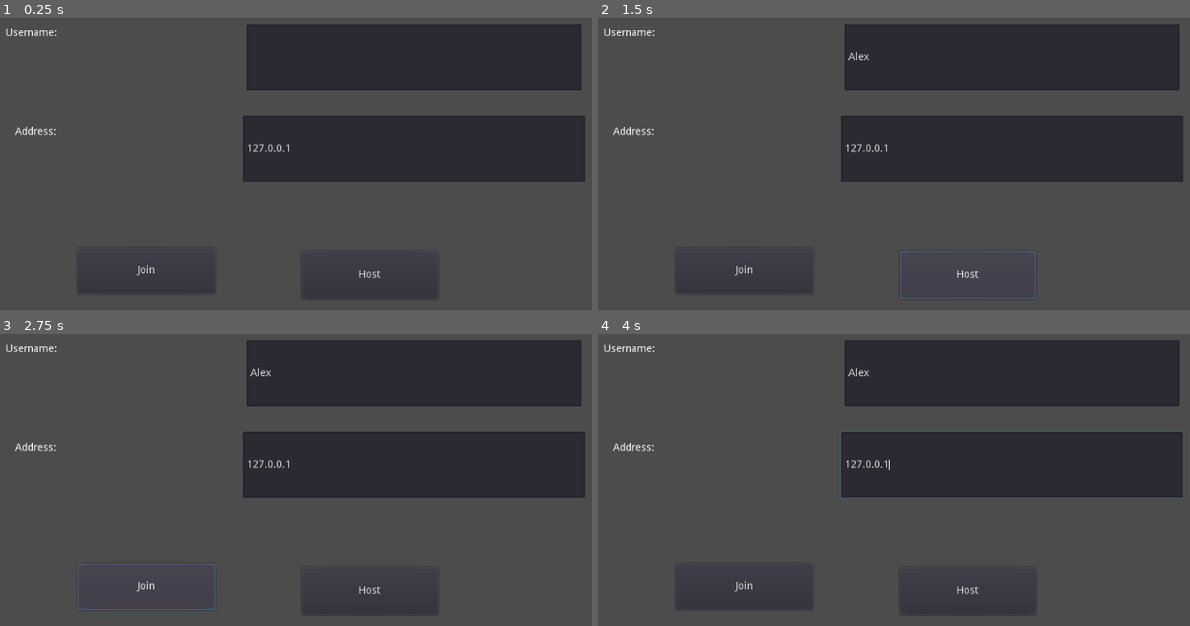
Above: before the commit, frames 1-4 (two rows, left to right).
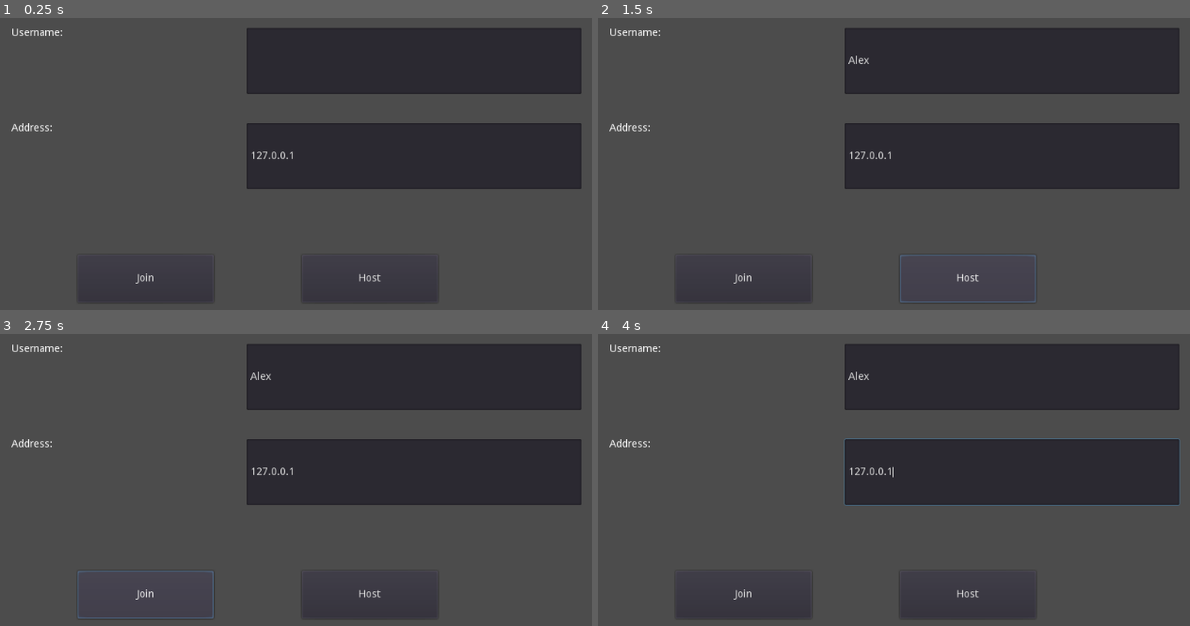
Above: after the commit, the same moments.

Repository: PARGroup/Asteroid-Belters
Game: Godot game, scene res://scenes/MainMenu.tscn
The game is run twice, just before and just after one commit, with the same random seed, the same clock (stepped at 60 frames per second) and the same inputs.
Inputs (mouse positions are in pixels of both pictures, inside the frame that each line leads up to):
- Up to frame 1 (0.25 s): no input
- Up to frame 2 (1.5 s): click (1012, 55) at 0.52 s; type "Alex" at 0.6 s; click "Host" at 1.25 s
- Up to frame 3 (2.75 s): click "Join" at 2 s
- Up to frame 4 (4 s): move the mouse to (1042, 453) at 2.77 s; click (1042, 453) at 2.85 s; tap Enter at 3.5 s; move the mouse to (722, 497) at 3.52 s; click (722, 497) at 3.6 s

The runs differ from the first frame. In frame 1, 5.0% of the frame differs, in the area x 0-99%, y 2-98%; in frame 2, 5.3%; in frame 3, 5.4%; in frame 4, 5.7%.

Commit message:
Added moving left/right.
- Very primitive/simple; uses kinematic body's own move_and_collide
(players collide with each other).
- Updating of positions works across clients.

Diff:
--- a/project.godot
+++ b/project.godot
@@ -14,6 +14,10 @@
 run/main_scene="res://scenes/MainMenu.tscn"
 config/icon="res://icon.png"
 
+[autoload]
+
+Networking="*res://scripts/Networking.gd"
+
 [display]
 
 window/handheld/orientation="sensor_landscape"
@@ -21,6 +25,11 @@
 window/stretch/aspect="expand"
 window/stretch/shrink="1"
 
+[input]
+
+move=[ Object(InputEventMouseButton,"resource_local_to_scene":false,"resource_name":"","device":0,"alt":false,"shift":false,"control":false,"meta":false,"command":false,"button_mask":0,"position":Vector2( 0, 0 ),"global_position":Vector2( 0, 0 ),"factor":1.0,"button_index":1,"pressed":false,"doubleclick":false,"script":null)
+ ]
+
 [rendering]
 
 environment/default_environment="res://default_env.tres"
--- a/scenes/Fight.tscn
+++ b/scenes/Fight.tscn
@@ -1,15 +1,16 @@
-[gd_scene load_steps=3 format=2]
+[gd_scene load_steps=4 format=2]
 
 [ext_resource path="res://scripts/Fight.gd" type="Script" id=1]
 [ext_resource path="res://scenes/Player.tscn" type="PackedScene" id=2]
+[ext_resource path="res://scenes/Stage1.tscn" type="PackedScene" id=3]
 
-[node name="Fight" type="Spatial"]
+[node name="Fight" type="Spatial" index="0"]
 
 script = ExtResource( 1 )
 
 [node name="Camera" type="Camera" parent="." index="0"]
 
-transform = Transform( 1, 0, 0, 0, 1, 0, 0, 0, 1, 0, 0, 3.67911 )
+transform = Transform( 1, 0, 0, 0, 1, 0, 0, 0, 1, 0, 2.26675, 12.5387 )
 keep_aspect = 1
 cull_mask = 1048575
 environment = null
@@ -22,11 +23,16 @@
 size = 1.0
 near = 0.05
 far = 100.0
+_sections_unfolded = [ "Transform" ]
 
 [node name="Player1" parent="." index="1" instance=ExtResource( 2 )]
 
-transform = Transform( 1, 0, 0, 0, 1, 0, 0, 0, 1, -2.61929, 0, 0 )
+transform = Transform( 1, 0, 0, 0, 1, 0, 0, 0, 1, -7.5, 1.60325, 0 )
+_sections_unfolded = [ "Transform" ]
 
 [node name="Player2" parent="." index="2" instance=ExtResource( 2 )]
 
-transform = Transform( 1, 0, 0, 0, 1, 0, 0, 0, 1, 2.56313, 0, 0 )
+transform = Transform( 1, 0, 0, 0, 1, 0, 0, 0, 1, 7.5, 1.60325, 0 )
+_sections_unfolded = [ "Transform" ]
+
+[node name="Stage1" parent="." index="3" instance=ExtResource( 3 )]
--- a/scenes/MainMenu.tscn
+++ b/scenes/MainMenu.tscn
@@ -2,7 +2,7 @@
 
 [ext_resource path="res://scripts/MainMenu.gd" type="Script" id=1]
 
-[node name="MainMenu" type="Control" index="0"]
+[node name="MainMenu" type="Control"]
 
 anchor_left = 0.0
 anchor_top = 0.0
@@ -24,9 +24,9 @@
 anchor_top = 0.0
 anchor_right = 0.0
 anchor_bottom = 0.0
-margin_left = 142.0
+margin_left = 150.0
 margin_top = 120.0
-margin_right = 420.0
+margin_right = 428.0
 margin_bottom = 200.0
 rect_pivot_offset = Vector2( 0, 0 )
 rect_clip_content = false
@@ -38,6 +38,7 @@
 percent_visible = 1.0
 lines_skipped = 0
 max_lines_visible = -1
+_sections_unfolded = [ "Rect" ]
 
 [node name="UsernameLineEdit" type="LineEdit" parent="." index="1"]
 
@@ -46,9 +47,9 @@
 anchor_right = 0.0
 anchor_bottom = 0.0
 margin_left = 470.0
-margin_top = 115.0
+margin_top = 120.0
 margin_right = 925.0
-margin_bottom = 205.0
+margin_bottom = 210.0
 rect_pivot_offset = Vector2( 0, 0 )
 rect_clip_content = false
 focus_mode = 2
@@ -62,6 +63,7 @@
 caret_blink = false
 caret_blink_speed = 0.65
 caret_position = 0
+_sections_unfolded = [ "Rect" ]
 
 [node name="AddressLabel" type="Label" parent="." index="2"]
 
@@ -69,10 +71,10 @@
 anchor_top = 0.0
 anchor_right = 0.0
 anchor_bottom = 0.0
-margin_left = 155.0
-margin_top = 255.0
-margin_right = 410.0
-margin_bottom = 330.0
+margin_left = 150.0
+margin_top = 250.0
+margin_right = 405.0
+margin_bottom = 325.0
 rect_pivot_offset = Vector2( 0, 0 )
 rect_clip_content = false
 mouse_filter = 2
@@ -83,6 +85,7 @@
 percent_visible = 1.0
 lines_skipped = 0
 max_lines_visible = -1
+_sections_unfolded = [ "Rect" ]
 
 [node name="AddressLineEdit" type="LineEdit" parent="." index="3"]
 
@@ -90,10 +93,10 @@
 anchor_top = 0.0
 anchor_right = 0.0
 anchor_bottom = 0.0
-margin_left = 465.0
-margin_top = 240.0
-margin_right = 930.0
-margin_bottom = 330.0
+margin_left = 470.0
+margin_top = 250.0
+margin_right = 925.0
+margin_bottom = 340.0
 rect_pivot_offset = Vector2( 0, 0 )
 rect_clip_content = false
 focus_mode = 2
@@ -108,6 +111,7 @@
 caret_blink = false
 caret_blink_speed = 0.65
 caret_position = 0
+_sections_unfolded = [ "Rect" ]
 
 [node name="JoinButton" type="Button" parent="." index="4"]
 
@@ -116,9 +120,9 @@
 anchor_right = 0.0
 anchor_bottom = 0.0
 margin_left = 240.0
-margin_top = 420.0
-margin_right = 427.0
-margin_bottom = 483.0
+margin_top = 430.0
+margin_right = 425.0
+margin_bottom = 495.0
 rect_pivot_offset = Vector2( 0, 0 )
 rect_clip_content = false
 focus_mode = 2
@@ -142,9 +146,9 @@
 anchor_right = 0.0
 anchor_bottom = 0.0
 margin_left = 545.0
-margin_top = 425.0
+margin_top = 430.0
 margin_right = 730.0
-margin_bottom = 490.0
+margin_bottom = 495.0
 rect_pivot_offset = Vector2( 0, 0 )
 rect_clip_content = false
 focus_mode = 2
--- /dev/null
+++ b/scenes/Stage1.tscn
@@ -0,0 +1,90 @@
+[gd_scene load_steps=4 format=2]
+
+[sub_resource type="CubeMesh" id=1]
+
+custom_aabb = AABB( 0, 0, 0, 0, 0, 0 )
+size = Vector3( 2, 2, 2 )
+subdivide_width = 0
+subdivide_height = 0
+subdivide_depth = 0
+
+[sub_resource type="ConvexPolygonShape" id=2]
+
+points = PoolVector3Array( -1, 1, 1, 1, 1, -1, 1, 1, 1, -1, 1, -1, -1, -1, 1, 1, -1, -1, 1, -1, 1, -1, -1, -1, 1, 1, 1, -1, 1, -1, 1, 1, -1, -1, 1, 1, 1, -1, 1, -1, -1, -1, 1, -1, -1, -1, -1, 1, 1, 1, 1, -1, -1, 1, -1, 1, 1, 1, -1, 1, 1, 1, -1, -1, -1, -1, -1, 1, -1, 1, -1, -1 )
+
+[sub_resource type="BoxShape" id=3]
+
+extents = Vector3( 1, 1, 1 )
+
+[node name="Stage1" type="Spatial" index="0"]
+
+[node name="MeshInstance" type="MeshInstance" parent="." index="0"]
+
+transform = Transform( 20, 0, 0, 0, 0.5, 0, 0, 0, 10, 0, 0, 0 )
+layers = 1
+material_override = null
+cast_shadow = 1
+extra_cull_margin = 0.0
+use_in_baked_light = false
+lod_min_distance = 0.0
+lod_min_hysteresis = 0.0
+lod_max_distance = 0.0
+lod_max_hysteresis = 0.0
+mesh = SubResource( 1 )
+skeleton = NodePath("..")
+material/0 = null
+_sections_unfolded = [ "Transform" ]
+
+[node name="StaticBody" type="StaticBody" parent="MeshInstance" index="0"]
+
+input_ray_pickable = true
+input_capture_on_drag = false
+collision_layer = 1
+collision_mask = 1
+friction = 1.0
+bounce = 0.0
+constant_linear_velocity = Vector3( 0, 0, 0 )
+constant_angular_velocity = Vector3( 0, 0, 0 )
+
+[node name="CollisionShape" type="CollisionShape" parent="MeshInstance/StaticBody" index="0"]
+
+shape = SubResource( 2 )
+disabled = false
+
+[node name="LeftWall" type="StaticBody" parent="." index="1"]
+
+transform = Transform( 0.5, 0, 0, 0, 10, 0, 0, 0, 10, -20, 10, 0 )
+input_ray_pickable = true
+input_capture_on_drag = false
+collision_layer = 1
+collision_mask = 1
+friction = 1.0
+bounce = 0.0
+constant_linear_velocity = Vector3( 0, 0, 0 )
+constant_angular_velocity = Vector3( 0, 0, 0 )
+_sections_unfolded = [ "Transform" ]
+
+[node name="CollisionShape" type="CollisionShape" parent="LeftWall" index="0"]
+
+transform = Transform( 1, 0, 0, 0, 1, 0, 0, 0, 1, 0.193626, 0, 0 )
+shape = SubResource( 3 )
+disabled = false
+
+[node name="RightWall" type="StaticBody" parent="." index="2"]
+
+transform = Transform( 0.5, 0, 0, 0, 10, 0, 0, 0, 10, 20, 10, 0 )
+input_ray_pickable = true
+input_capture_on_drag = false
+collision_layer = 1
+collision_mask = 1
+friction = 1.0
+bounce = 0.0
+constant_linear_velocity = Vector3( 0, 0, 0 )
+constant_angular_velocity = Vector3( 0, 0, 0 )
+_sections_unfolded = [ "Transform" ]
+
+[node name="CollisionShape" type="CollisionShape" parent="RightWall" index="0"]
+
+transform = Transform( 1, 0, 0, 0, 1, 0, 0, 0, 1, 0.193626, 0, 0 )
+shape = SubResource( 3 )
+disabled = false
--- a/scripts/Fight.gd
+++ b/scripts/Fight.gd
@@ -1,9 +1,13 @@
 extends Spatial
+
+onready var player1 = $Player1
+onready var player2 = $Player2
 
 signal game_finished()
 
 func _ready():
 
+	# Sets proper master/slave relations.
 	if get_tree().is_network_server():
 		$Player2.set_network_master(get_tree().get_network_connected_peers()[0])
 	else:
--- a/scripts/Player.gd
+++ b/scripts/Player.gd
@@ -1,3 +1,43 @@
 extends Spatial
 
+const MOVEMENT_SPEED = 50
+
 export var left = false
+
+var motion = Vector3()
+
+slave func set_pos_and_motion(motion, translation):
+	self.motion = motion
+	self.translation = translation
+
+func _physics_process(delta):
+
+	var screenSize = get_viewport().size
+
+	if is_network_master():
+
+		motion = Vector3()
+
+		if Input.is_action_just_pressed("move"):
+			var mousePosition = get_viewport().get_mouse_position()
+
+			if mousePosition < screenSize / 2:
+				move_left()
+			else:
+				move_right()
+
+			rpc_unreliable("set_pos_and_motion", motion, translation)
+
+
+func move_left():
+
+	motion = Vector3(-MOVEMENT_SPEED, 0, 0)
+
+	move_and_slide(motion)
+
+
+func move_right():
+
+	motion = Vector3(MOVEMENT_SPEED, 0, 0)
+
+	move_and_slide(motion)
